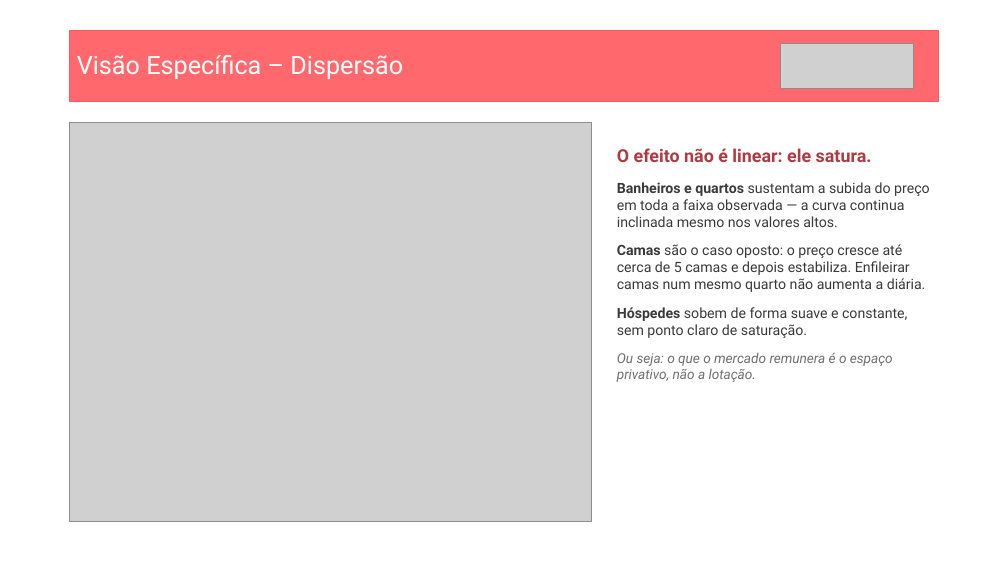
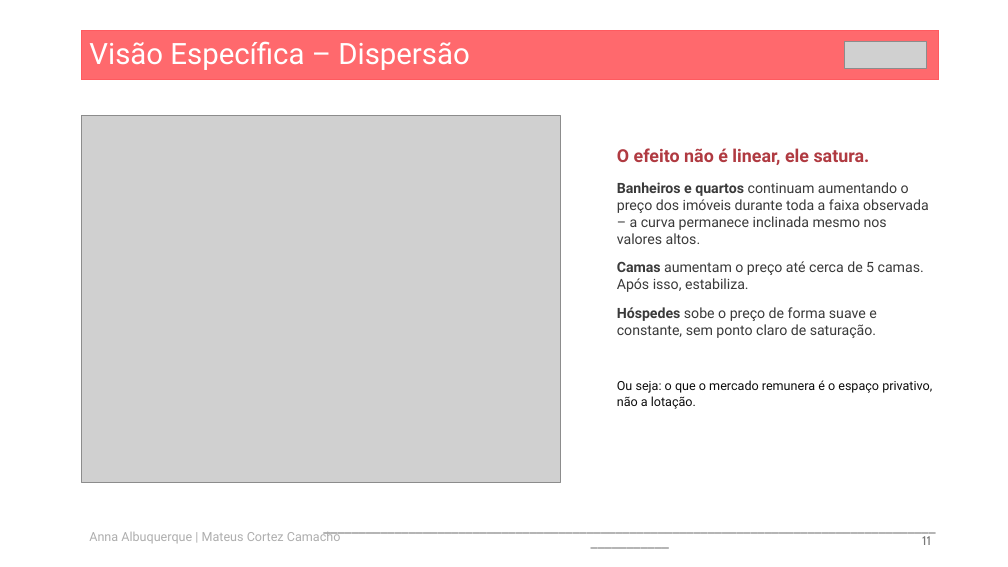
Before and after one commit to Matex0406/Projeto_1_CB, a slide deck: slide 11 of Seminario 1 - Insper Data - Analise AirBnb - Versão 2.pptx. Drawn at 1008x567 pixels with LibreOffice and Linux fonts; fonts in the diff are those of the drawing; grey boxes stand for pictures. Boxes give left, top, right and bottom in pixels: in the first picture for what was removed or moved away, otherwise in the second. Text is boxed around its words. In the diff, an @@ line names an element or a change of style, - is before the commit and + after.

```diff
--- a/Seminario 1 - Insper Data - Analise AirBnb - Versão 2.pptx
+++ b/Seminario 1 - Insper Data - Analise AirBnb - Versão 2.pptx
@@ rectangle "Visão Específica – Dispersão" resized from (x1=70, y1=30, x2=939, y2=101) to (x1=82, y1=30, x2=938, y2=80) @@
@@ rectangle "Visão Específica – Dispersão" at (x1=82, y1=30, x2=938, y2=80): size 24 to 28 pt; title to rectangle @@
@@ picture resized from (x1=780, y1=44, x2=913, y2=88) to (x1=845, y1=42, x2=926, y2=69) @@
@@ picture resized from (x1=70, y1=123, x2=591, y2=522) to (x1=82, y1=116, x2=560, y2=482) @@
@@ text at (x1=617, y1=148, x2=929, y2=338): text changed @@
-O efeito não é linear: ele satura.
-Banheiros e quartos sustentam a subida do preço em toda a faixa observada — a curva continua inclinada mesmo nos valores altos.
-Camas são o caso oposto: o preço cresce até cerca de 5 camas e depois estabiliza. Enfileirar camas num mesmo quarto não aumenta a diária.
-Hóspedes sobem de forma suave e constante, sem ponto claro de saturação.
+O efeito não é linear, ele satura.
+Banheiros e quartos continuam aumentando o preço dos imóveis durante toda a faixa observada – a curva permanece inclinada mesmo nos valores altos.
+Camas aumentam o preço até cerca de 5 camas. Após isso, estabiliza.
+Hóspedes sobe o preço de forma suave e constante, sem ponto claro de saturação.
@@ text at (x1=617, y1=380, x2=932, y2=409): size 13 to 12 pt, text colour #707070 to #0D0D0D, italic off in "Ou seja: o que o mercado remunera ..."; more space between paragraphs @@
@@ text added at (x1=89, y1=532, x2=341, y2=543), 12 pt, text #AEAEAE @@
+Anna Albuquerque | Mateus Cortez Camacho
@@ text added at (x1=312, y1=516, x2=948, y2=554), 12 pt, text #797979 @@
+_________________________________________________________________________________________________
@@ page number added at (x1=922, y1=536, x2=931, y2=545), 12 pt, text #797979 @@
+11
```
Also in this commit, not shown: 10 other slides changed, 2 slides added, 4 slides removed, 2 other files.
